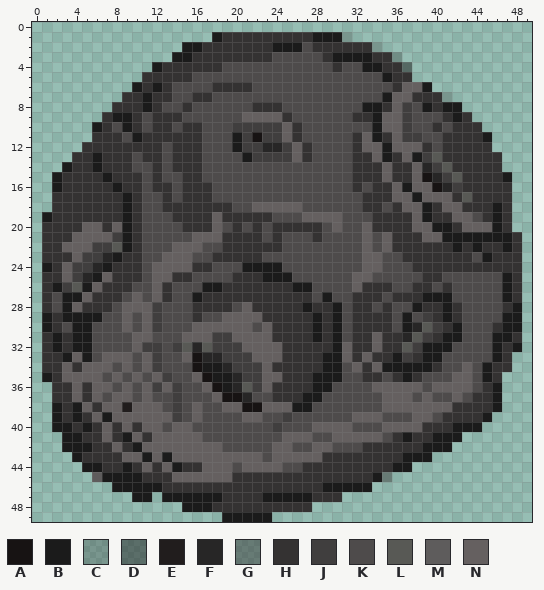
A pixel-art sprite gets an edit: Assets/Sprites/asteroide.png. This is how it looked before the edit.
The file is 50x50 pixels. Colours within 5 levels of each other are drawn and written as one.
Palette (. is transparent): A #171313  B #1b1b1b  C #201c1c3f  D #201e1e7f  E #211d1d  F #272626  G #2a23236e  H #343232  J #403e3e  K #4e4b4b  L #585955  M #5e5c5c  N #656060
Pixels before (only the part around the change), first column x 0:
 0 ..................................................
 1 ..................BHHHHHHHHHBBBC..................
 2 ...............BBHHHHHHHBBBKHHHHHHC...............
 3 ..............BBHHHHHHHHKKKKKHBBBBHHC.............
 4 ............BHHHHHHKKKKKKKKKKKHKKBBHHD............
 5 ...........HHHHHKKKKKKKKKKKKKKKKKKKBHH............
 6 ..........BHBHKKKKHHHHKKKKKKKKKKKKKKHNNB..........
 7 .........HHBHHKKHHKKKKKKKKKKKKKKKKKBNNHHHC........
 8 ........HHHBHKKHKKKKKKHHHKKKKKKKKBBHNJKBHBB.......
 9 .......HBBHKHHHKKKKKKNNNNHKKKKKKHHBNNJKKKHBH......
10 ......BHKBHKHHKHHKKKJJJJJNHKKKKKKKBNNJKKHKHHH.....
11 ......HHHKBHHHHHHKKKBJAJJNHKKKKKHNBHNJJKKHHHHB....
12 .....HHHHHHHHKHHHKKKBJJFFJNHKKKKHNNBNNNHKHHHHH....
13 ....HHBHHHKHHKHHHKKKKBJJJJNHKKKKHHNBHNBJLHHHHHH...
14 ...BHHBHHHKKHKHHHKKKKKKKKKKKKKKKHHHNHHNFJLHHHHH...
15 ..BHHHHBHHHKHKKHHKKKKKKKKKKKKKKKHHHNHHNAFJLHHHHB..
16 ..BHHHHHBHHKHHKHHHKKKKKKKKKKKKKKHKHHNBNNAFJHHHHH..
17 ..HHHHHHHBHKKHKHHHKKKKKKKKKKKKKKKHHHNNBNNNHLHHHH..
18 ..HHHHHHHBHKKHHHHHHHKKNNNNNKKKKKKHHKHNNBHNNHHHBH..
19 .BHHHHHHHBHKKKHHHHNHHHHHKKKNNNNKKKHHHHNBHHNNKHBH..
20 .HHHHNNHNBHKKKKHHHNKHKHKHHHHHKNKKNHHHHNNBBHNNNBH..
21 .HHHNNNNJBHKKKKKNNNHHHHKHKKKHKKKKNKNHHHNNBBBBBBBH.
22 .HHNNNJJLBHKKKNNNKKHHHHHHKKKKKKKKNKNHHHHHHBHBHHBH.
23 .HHHNJJFBHHKKNNNKKHHHHHKKKKKKKKKKNNKKHHHHHHHKBHHH.
24 .BHNJJFBHHHKNNNNHHKKKBBBBKKKKKKKKNNKKKHHHHHHHHHHH.
25 .HHNJFBNHHHKNNHHKKKKHHHBBBKKKKKKNNKKKKKHHKKKKKKBH.
26 .HBJLBNHHHKKNHKKKBBHHHHHHHBBKKKKNHHHKKHHKHKKKKKBH.
27 .HKBBNHHHKNKNHKKBHHHHHHHHHHHKBKKHHHKHHHBBBKKKKKBH.
28 .HKBNHHHKNNNJKKKHHHHKNHHHHHBHHBKHHKHKKBHHBHKKKKHB.
29 .BHBBBBKKNKNJKKKHKKNNNNHHHHHBHBKHHHHKBKJHBHKKKKBB.
30 .BHKBBKKKNKNJKKKNNNNNNKNHHHHBHBKHHHHKBFLJHBKKKHBB.
31 .HBHBBKKKKNNKKKNNNJJNNNNHHHHBHBKHHNHHFLJHBBKKKBBH.
32 .HBHBBKKKKNJJKJLFLJJJNNNNHHHHHBNHHNHHLJBBBKKKKBHB.
33 .HHBNBKNNNKNJKKNAFFJJJNNNHHHHBBNHNHHBJHBBKKKKKBH..
34 .HHNHNNNKNKNJKKKABBFJJJNHHHHHBBKNHNBBBBBHKKNKBHH..
35 .BHNNNNKNKNKNJKKNABBFJJNNHHHBBBKKHHKHBHKKKNNKBH...
36 ..HHNHNNKNKNJNJKKNABFLJNHHHHBBKKKKNNNNNKNNNNKHB...
37 ..HHNHNKNNKNKKJKKKNAAFKKHHHBBKKKKKKNNNKNKKNKHHB...
38 ..BHBNHNNENNNKJKNKKNNAANNNBBKKKKKKKNNNNNNNHHHHB...
39 ..BHBHNBNNNNNNJKNKKKKNNKKJKKKKKKNNNKKKNNKHHHHB....
40 ..BBHBHNHNHNNKNNKKKKKKKKJKKKNNNNKKKNNNNHHHBBB.....
41 ...BBHHNHBNHNNNNNKKKKKKKKNNNKKNNNNNKHBHHBBB.......
42 ...BBBHHNHBNNNNNNNNKKKKKNNKKNNKKKHHHHHHBBB........
43 ....BHHHHNNBNBNNNNNNNNNKNNNNNHHHHHHHHBBB..........
44 .....BBHHBHNHNBHHNNNKNNNNKKHHHHHHHHHBB............
45 ......MBBBBHHHNNNNNNHHHHHHHHHHHHHHBG..............
46 ........BBBBBHHHHHHHHHHHHHHHHBBBBB................
47 ..........BB.BBBBBBHHHHBBBBBHHH...................
48 ...............BBBHHHHHHHHHH......................
49 ...................BBBBB..........................
The same view after the edit:
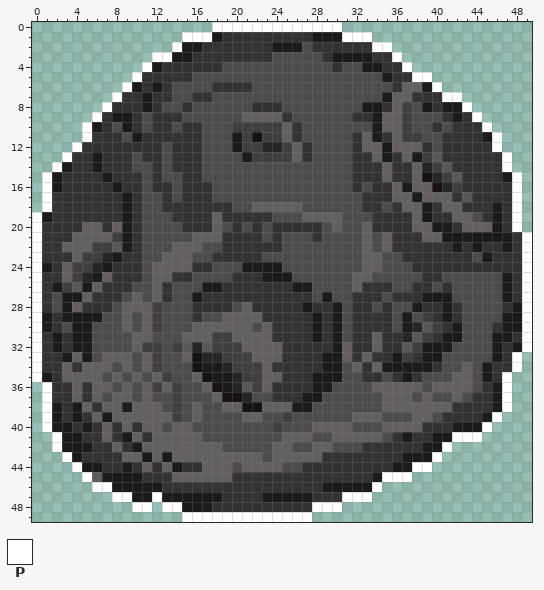
Colours new in this view: P #ffffff
Change:
Changed rows in their new state; - is an unchanged pixel.
first column x 0:
 0 ------------------PPPPPPPPPPPPP-------------------
 1 ---------------PPP-------------PPP----------------
 2 --------------P-------------------PP--------------
 3 ------------PP----------------------P-------------
 4 -----------P-------------------------P------------
 5 ----------P---------------------------PP----------
 6 ---------P------------------------------P---------
 7 --------P--------------------------------PP-------
 8 -------P-----------------------------------P------
 9 ------P-------------------------------------P-----
10 -----P---------------------------------------P----
11 -----P----------------------------------------P---
12 ----P-----------------------------------------P---
13 ---P-------------------------------------------P--
14 --P--------------------------------------------P--
15 -P----------------------------------------------P-
16 -P----------------------------------------------P-
17 -P----------------------------------------------P-
18 -P----------------------------------------------P-
19 P-----------------------------------------------P-
20 P-----------------------------------------------P-
21 P------------------------------------------------P
22 P------------------------------------------------P
23 P------------------------------------------------P
24 P------------------------------------------------P
25 P------------------------------------------------P
26 P------------------------------------------------P
27 P------------------------------------------------P
28 P------------------------------------------------P
29 P------------------------------------------------P
30 P------------------------------------------------P
31 P------------------------------------------------P
32 P------------------------------------------------P
33 P-----------------------------------------------P-
34 P-----------------------------------------------P-
35 P----------------------------------------------P--
36 -P---------------------------------------------P--
37 -P---------------------------------------------P--
38 -P---------------------------------------------P--
39 -P--------------------------------------------P---
40 -P-------------------------------------------P----
41 --P---------------------------------------PPP-----
42 --P--------------------------------------P--------
43 ---P------------------------------------P---------
44 ----P---------------------------------PP----------
45 -----P-----------------------------PPP------------
46 ------PP--------------------------P---------------
47 --------PP--P------------------PPP----------------
48 ----------PP-PP-------------PPP-------------------
49 ---------------PPPPPPPPPPPPP----------------------
Pixel boxes of the changes (left, top, right, bottom) in both pictures:
changed: (32, 22, 532, 522)
